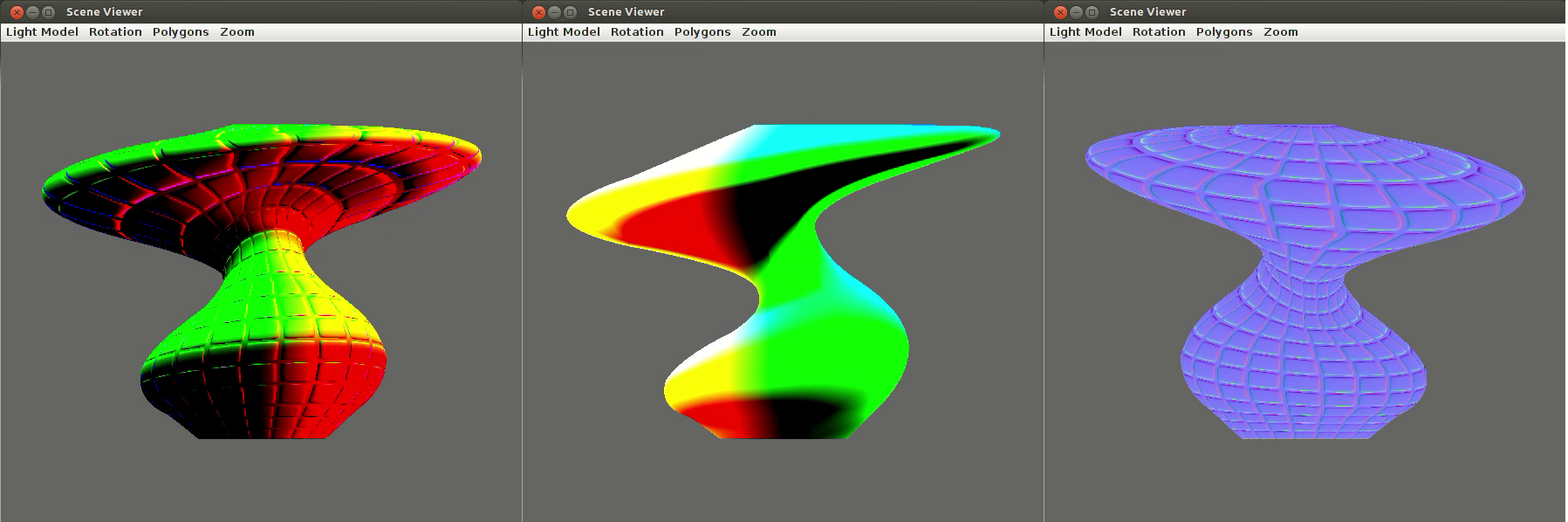
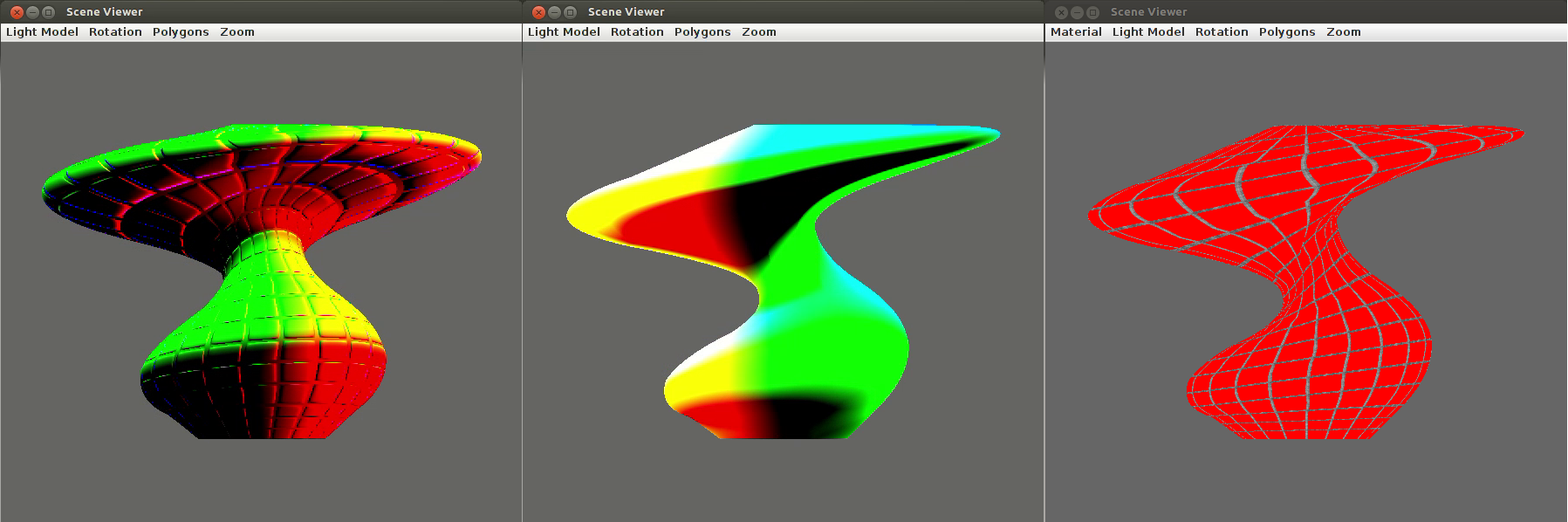
Two versions of the same layered image (1568×522). Layer-by-layer changes:
added layer "Screenshot 2013-04-12 15:23:15.png" above "Screenshot 2013-04-12 15:17:37.png" over left=1044, top=0, right=1568, bottom=522
